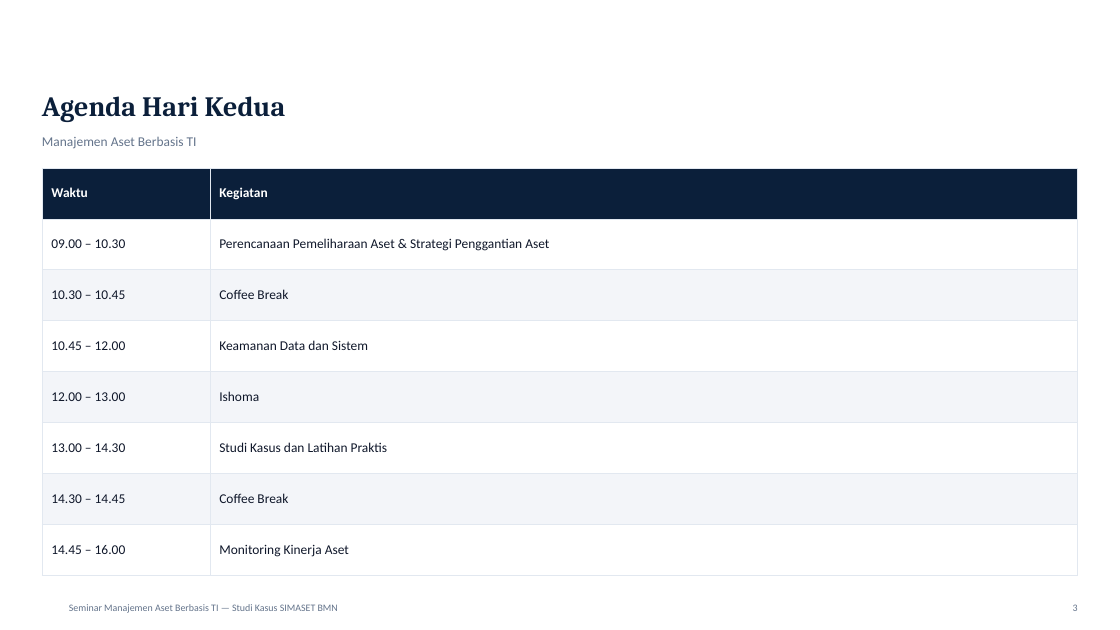
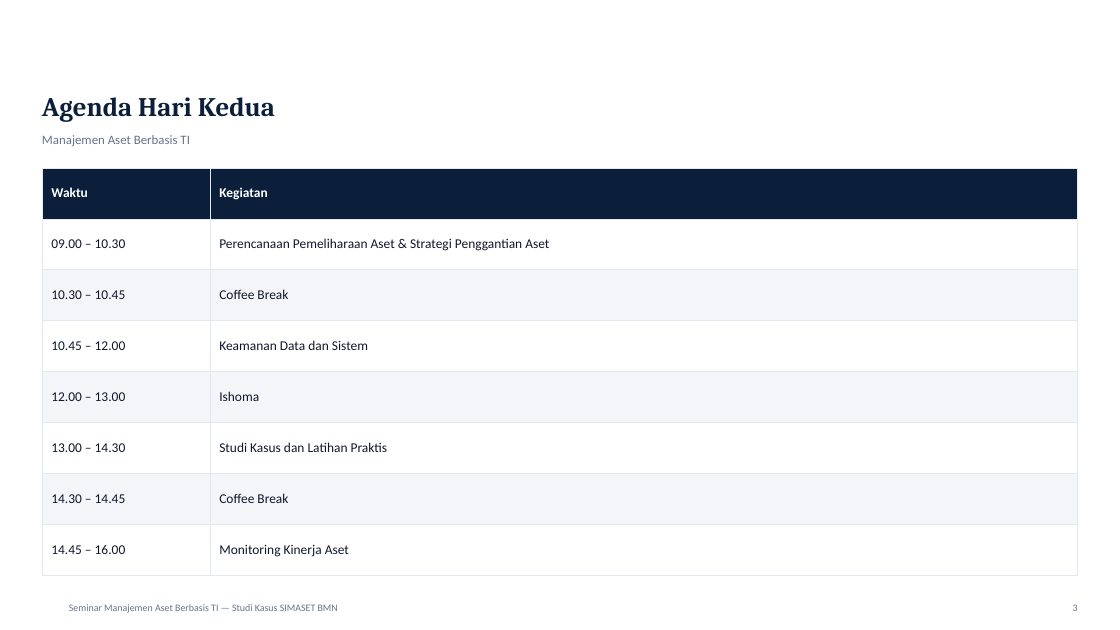
Before and after one commit to DrOsmond-STU/asetmanajemen, a slide deck: slide 4 of docs/SIMASET-BMN-Materi-Seminar.pptx. Drawn at 1120x630 pixels with LibreOffice and Linux fonts; fonts in the diff are those of the drawing; background and template pictures are left out. Boxes give left, top, right and bottom in pixels: in the first picture for what was removed or moved away, otherwise in the second. Text is boxed around its words. In the diff, an @@ line names an element or a change of style, - is before the commit and + after.

```diff
--- a/docs/SIMASET-BMN-Materi-Seminar.pptx
+++ b/docs/SIMASET-BMN-Materi-Seminar.pptx
@@ text "Agenda Hari Kedua" at (x1=42, y1=97, x2=275, y2=122): size 24 to 23 pt @@
@@ text "Manajemen Aset Berbasis TI" at (x1=42, y1=135, x2=189, y2=146): size 11.5 to 11 pt @@
```
Also in this commit, not shown: 15 other slides changed, 11 slides added.
